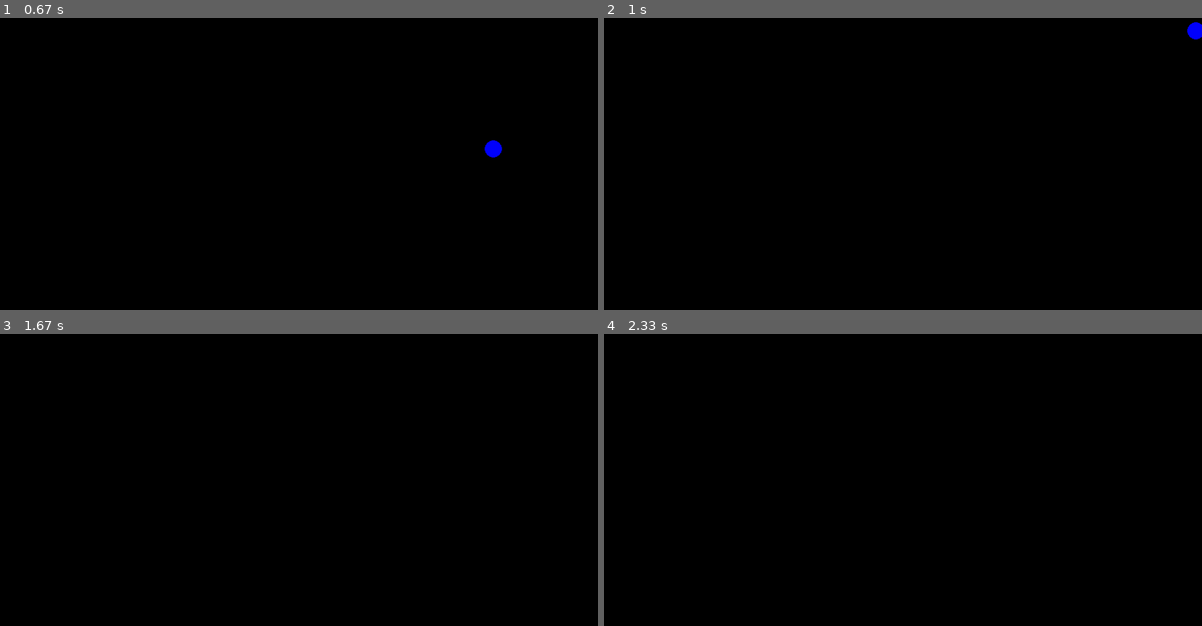
Above: before the commit, frames 1-4 (two rows, left to right).
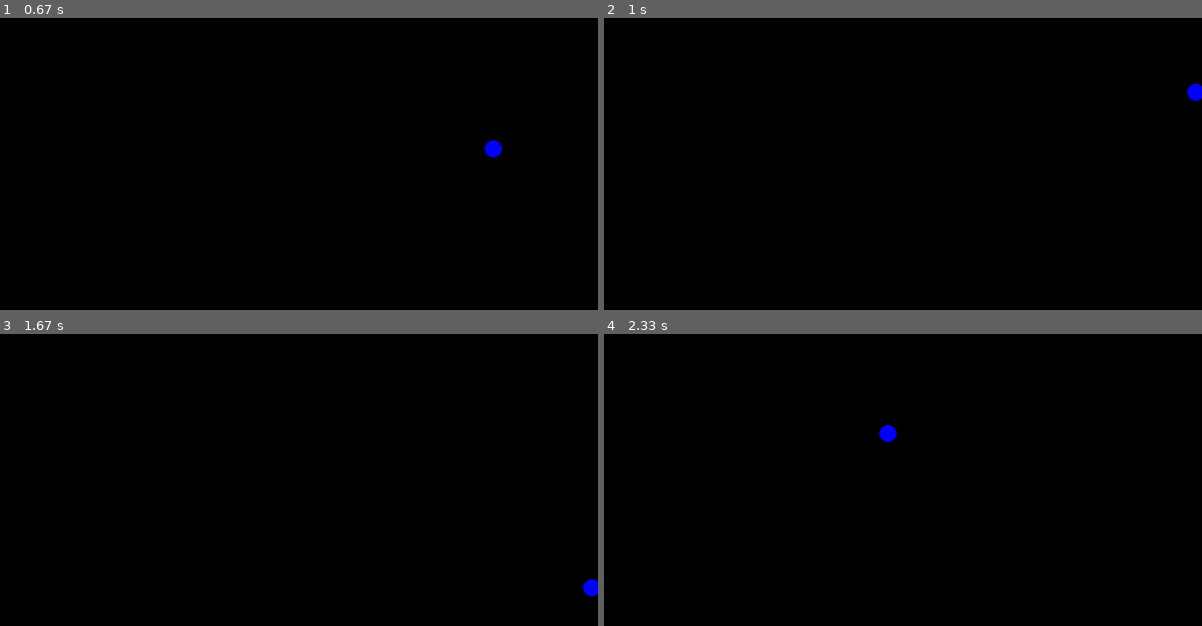
Above: after the commit, the same moments.

Repository: ohadch/pygame-icy-tower
Game: pygame game, started from main.py
Two runs of this game, one before a commit and one after it. Both use one fixed random seed, a clock stepped at 60 frames per second and the inputs below.
Inputs:
- Up to frame 1 (0.67 s): hold Space from 0.33 s (still down); hold Right from 0.33 s (still down)
- Up to frame 2 (1 s): release Space at 0.8 s; release Right at 0.8 s; hold Right from 0.83 s (still down); tap Space at 0.9 s
- Up to frame 3 (1.67 s): tap Space at 1.2, 1.4 s; release Right at 1.3 s; hold Right from 1.33 s (still down)
- Up to frame 4 (2.33 s): tap Space at 1.7, 1.9, 2.2 s; release Right at 1.8 s; hold Left from 1.83 s (still down)

Frame 1 is identical in both runs. In frame 2, 0.3% of the frame differs, in the area x 97-100%, y 1-29%; in frame 3, 0.1%; in frame 4, 0.1%.

Commit message:
Fixed jumping

Diff:
--- a/main.py
+++ b/main.py
@@ -52,7 +52,8 @@
                 self.done = True
             elif event.type == pygame.KEYDOWN:
                 if event.key == pygame.K_SPACE:
-                    self.air_track.player.jump()
+                    if not self.air_track.player.is_jumping:
+                        self.air_track.player.jump()
 
     def loop(self):
         while not self.done:
